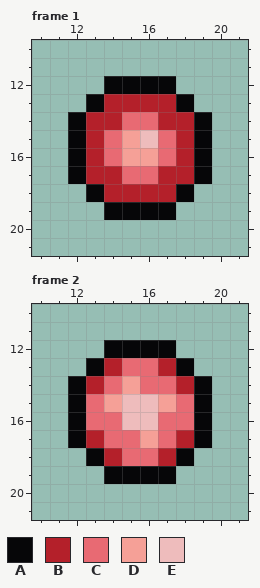
Two versions of one pixel-art file, Art/sprites/Primary-spell-fire.aseprite. The first picture shows the starting point.
32x32 pixels, 2 frames. Shown: frame 1: x 10..21, y 10..21; frame 2: x 10..21, y 10..21.
Palette (. is transparent): A #060608  B #b4202a  C #e86a73  D #f5a097  E #eebcbc
The result:
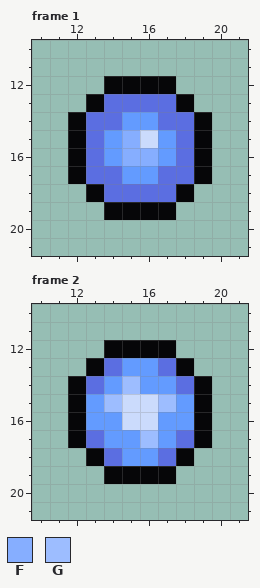
Colours new in this view: F #86aeff  G #9dbdff
Change:
Colour B changes from #b4202a to #5b6ee1.
Colour C changes from #e86a73 to #639bff.
Colour E changes from #eebcbc to #cbdbfc.
Frame 1:
The author changed colour D to colour F in row 15 at x 15; in row 16 at x 15 to 16.
Frame 2:
The author changed colour D to colour G in row 14 at x 15; in row 15 at x 14 and 17; in row 17 at x 16.
